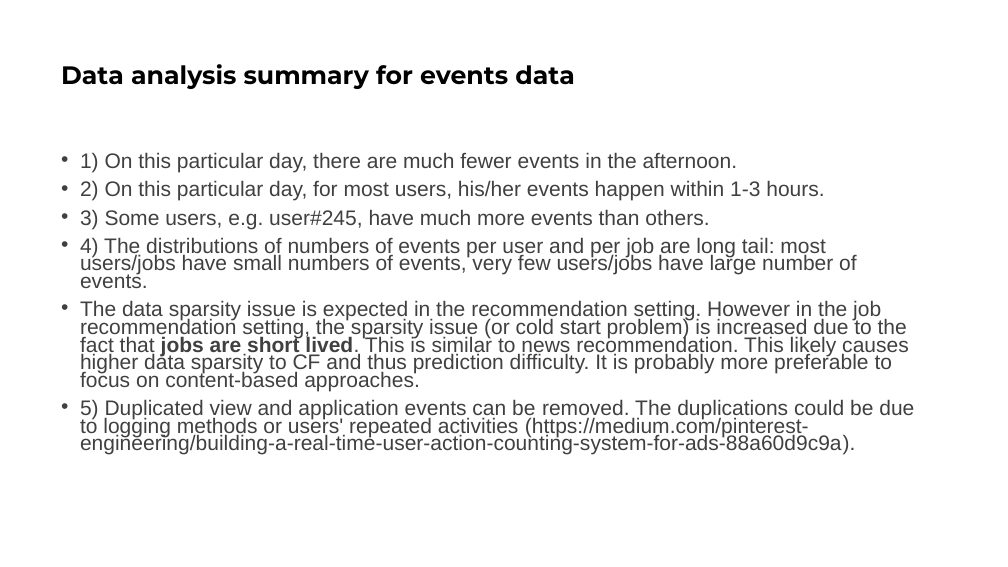
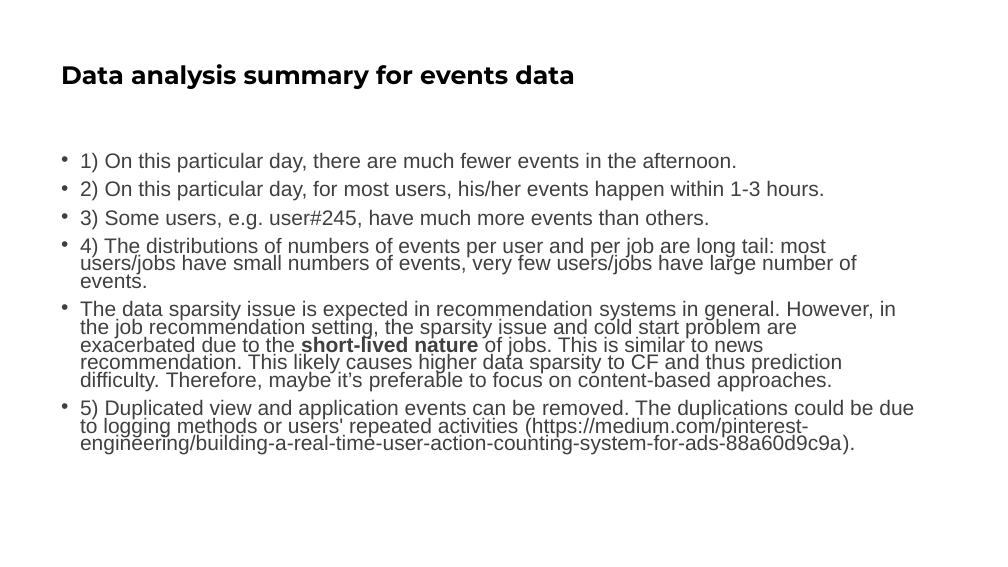
Before and after one commit to CyberPlayerOne/ip-dual-encoder-interest-network, a slide deck: slide 13 of slides/Presentation1.pptx. Drawn at 1008x567 pixels with LibreOffice and Linux fonts; fonts in the diff are those of the drawing. Boxes give left, top, right and bottom in pixels: in the first picture for what was removed or moved away, otherwise in the second. Text is boxed around its words. In the diff, an @@ line names an element or a change of style, - is before the commit and + after.

```diff
--- a/slides/Presentation1.pptx
+++ b/slides/Presentation1.pptx
@@ text at (80, 300, 896, 391): text changed @@
-• The data sparsity issue is expected in the recommendation setting. However in the job recommendation setting, the sparsity issue (or cold start problem) is increased due to the fact that jobs are short lived. This is similar to news recommendation. This likely causes higher data sparsity to CF and thus prediction difficulty. It is probably more preferable to focus on content-based approaches.
+• The data sparsity issue is expected in recommendation systems in general. However, in the job recommendation setting, the sparsity issue and cold start problem are exacerbated due to the short-lived nature of jobs. This is similar to news recommendation. This likely causes higher data sparsity to CF and thus prediction difficulty. Therefore, maybe it’s preferable to focus on content-based approaches.
```
Also in this commit, not shown: 14 other slides changed.
